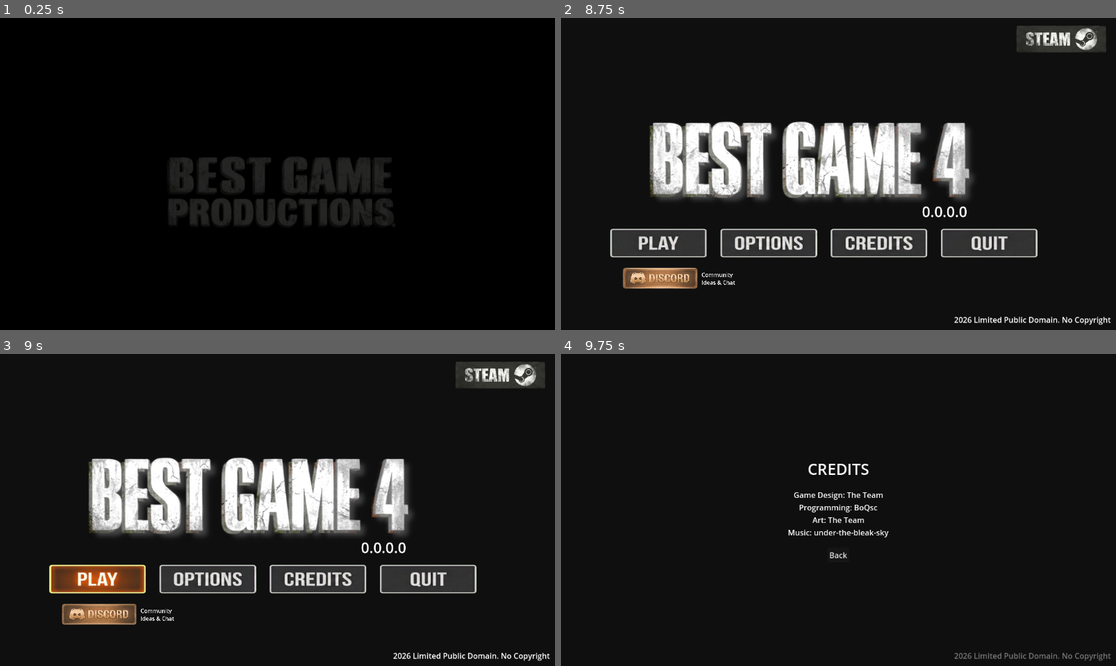
Above: before the commit, frames 1-4 (two rows, left to right).
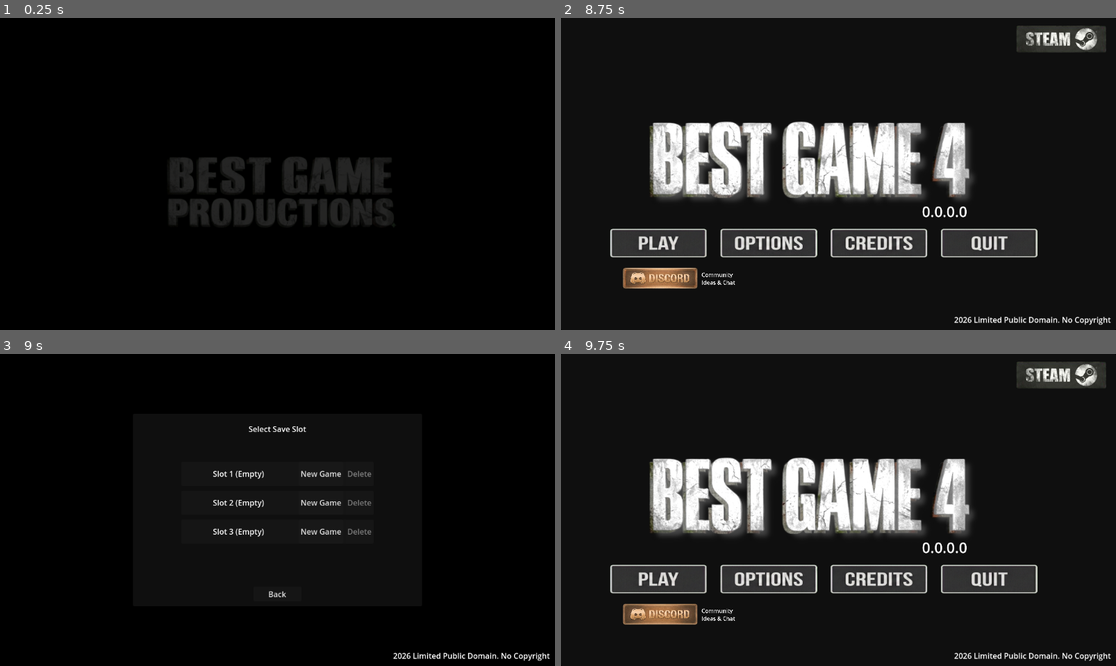
Above: after the commit, the same moments.

Repository: BoQsc/best-game-4-main-menu
Game: Godot game, scene res://node_2d.tscn
The game is run twice, just before and just after one commit, with the same random seed, the same clock (stepped at 60 frames per second) and the same inputs. Video files are missing from this copy of the repository; at most half a second of black plays in their place.
Inputs (mouse positions are in pixels of both pictures, inside the frame that each line leads up to):
- Up to frame 1 (0.25 s): no input
- Up to frame 2 (8.75 s): click "Community Ideas & Chat" at 0.5 s; click (660, 242) at 1.25 s; click (660, 242) at 2 s; click (1060, 39) at 2.75 s; click "0.0.0.0" at 3.5 s; click (1060, 39) at 4.25 s; click "0.0.0.0" at 5 s; click "Community Ideas & Chat" at 5.75 s; click (1060, 39) at 6.5 s; click "0.0.0.0" at 7.25 s; click "Community Ideas & Chat" at 8 s
- Up to frame 3 (9 s): click (99, 578) at 8.75 s
- Up to frame 4 (9.75 s): click (838, 594) at 9.5 s, where only the run after the commit has a clickable "Back"

Frames 1-2 are identical in both runs. In frame 3, 21% of the frame differs, in the area x 8-99%, y 2-87%; in frame 4, 21%, in the area x 8-99%, y 2-99%.

Commit message:
Add play menu

Diff:
--- a/main_menu.gd
+++ b/main_menu.gd
@@ -52,9 +52,17 @@
 func _on_discord_pressed():
 	OS.shell_open("https://discord.com/invite/tPBJXU7B6C")
 
+@onready var save_slot_menu_scene = preload("res://play_menu/save_slot_menu.tscn")
+
 func _on_play_pressed():
-	print("Play pressed! - Add scene change logic here")
-	# Example: get_tree().change_scene_to_file("res://game_scene.tscn")
+	if save_slot_menu_scene:
+		var menu_instance = save_slot_menu_scene.instantiate()
+		add_child(menu_instance)
+		menu_instance.back_pressed.connect(_on_save_menu_closed)
+		main_menu_container.visible = false
+
+func _on_save_menu_closed():
+	main_menu_container.visible = true
 
 func _on_options_pressed():
 	var options_instance = options_scene.instantiate()
--- /dev/null
+++ b/play_menu/game_data.gd
@@ -0,0 +1,70 @@
+extends Node
+
+# Signal when a save is completed or loaded if needed
+signal game_saved
+signal game_loaded
+
+const SAVE_DIR = "user://saves/"
+
+func _ready():
+	DirAccess.make_dir_absolute(SAVE_DIR)
+
+func get_save_path(slot_id: int) -> String:
+	return SAVE_DIR + "save_slot_" + str(slot_id) + ".dat"
+
+func save_exists(slot_id: int) -> bool:
+	return FileAccess.file_exists(get_save_path(slot_id))
+
+func get_save_info(slot_id: int) -> Dictionary:
+	if not save_exists(slot_id):
+		return {}
+
+	# Open file to read metadata (simplified for now, just returning file time)
+	# In a real scenario, you'd store a Dictionary at the start of the file with 'player_name', 'time_played', etc.
+	var file = FileAccess.open(get_save_path(slot_id), FileAccess.READ)
+	if not file:
+		return {}
+
+	var data = file.get_var()
+	if data is Dictionary:
+		return data.get("metadata", {})
+
+	return {}
+
+func save_game(slot_id: int, game_state: Dictionary):
+	var path = get_save_path(slot_id)
+	var file = FileAccess.open(path, FileAccess.WRITE)
+	if file:
+		# Wrap state in a dictionary with metadata
+		var full_data = {
+			"metadata": {
+				"timestamp": Time.get_datetime_string_from_system(),
+				"slot_id": slot_id
+			},
+			"game_state": game_state
+		}
+		file.store_var(full_data)
+		emit_signal("game_saved")
+		print("Game saved to " + path)
+	else:
+		printerr("Failed to save game to " + path)
+
+func load_game(slot_id: int) -> Dictionary:
+	if not save_exists(slot_id):
+		return {}
+
+	var path = get_save_path(slot_id)
+	var file = FileAccess.open(path, FileAccess.READ)
+	if file:
+		var full_data = file.get_var()
+		emit_signal("game_loaded")
+		if full_data is Dictionary and full_data.has("game_state"):
+			return full_data["game_state"]
+		return full_data # Fallback for older format if any
+	return {}
+
+func delete_save(slot_id: int):
+	if save_exists(slot_id):
+		var dir = DirAccess.open(SAVE_DIR)
+		dir.remove(get_save_path(slot_id))
+		print("Deleted save slot " + str(slot_id))
--- /dev/null
+++ b/play_menu/loading_screen.gd
@@ -0,0 +1,56 @@
+extends Control
+
+var target_scene_path: String = ""
+var save_slot_id: int = -1
+var _load_status = 0
+var _progress = []
+
+@onready var progress_bar = $ProgressBar
+@onready var status_label = $Label
+
+func _ready():
+	# Start background loading
+	if target_scene_path == "":
+		printerr("LoadingScreen: No target scene path set!")
+		return
+
+	status_label.text = "Loading..."
+	ResourceLoader.load_threaded_request(target_scene_path)
+
+func _process(_delta):
+	if target_scene_path == "": return
+
+	_load_status = ResourceLoader.load_threaded_get_status(target_scene_path, _progress)
+
+	if _progress.size() > 0:
+		progress_bar.value = _progress[0] * 100
+
+	if _load_status == ResourceLoader.THREAD_LOAD_LOADED:
+		_on_load_complete()
+	elif _load_status == ResourceLoader.THREAD_LOAD_FAILED or _load_status == ResourceLoader.THREAD_LOAD_INVALID_RESOURCE:
+		status_label.text = "Loading Failed!"
+		$BackButton.visible = true
+		$BackButton.pressed.connect(_on_back_pressed)
+		set_process(false)
+
+func _on_back_pressed():
+	# Return to main menu (assuming node_2d.tscn is main menu)
+	get_tree().change_scene_to_file("res://node_2d.tscn")
+
+func _on_load_complete():
+	set_process(false)
+	progress_bar.value = 100
+	status_label.text = "Starting..."
+
+	var scene_resource = ResourceLoader.load_threaded_get(target_scene_path)
+	if scene_resource:
+		# If we have a save slot, we might want to set global state BEFORE changing scene
+		# Typically, the game scene's _ready() will check GameData.
+		# But we usually need to tell GameData WHICH slot we are playing.
+
+		# Assuming GameData has a CurrentSlot property? Not yet.
+		# I should add `current_slot_id` to GameData or pass it.
+		# I will add it to GameData dynamically if needed, or just assume the game handles it.
+		# For now, I'll just change scene.
+
+		get_tree().change_scene_to_packed(scene_resource)
--- /dev/null
+++ b/play_menu/loading_screen.tscn
@@ -0,0 +1,67 @@
+[gd_scene load_steps=2 format=3 uid="uid://cy8yq7f6nkegv"]
+
+[ext_resource type="Script" path="res://play_menu/loading_screen.gd" id="1_loader"]
+
+[node name="LoadingScreen" type="Control"]
+layout_mode = 3
+anchors_preset = 15
+anchor_right = 1.0
+anchor_bottom = 1.0
+grow_horizontal = 2
+grow_vertical = 2
+script = ExtResource("1_loader")
+
+[node name="ColorRect" type="ColorRect" parent="."]
+layout_mode = 1
+anchors_preset = 15
+anchor_right = 1.0
+anchor_bottom = 1.0
+grow_horizontal = 2
+grow_vertical = 2
+color = Color(0.08, 0.08, 0.08, 1)
+
+[node name="Label" type="Label" parent="."]
+layout_mode = 1
+anchors_preset = 8
+anchor_left = 0.5
+anchor_top = 0.5
+anchor_right = 0.5
+anchor_bottom = 0.5
+offset_left = -37.5
+offset_top = -11.5
+offset_right = 37.5
+offset_bottom = 11.5
+grow_horizontal = 2
+grow_vertical = 2
+theme_override_font_sizes/font_size = 32
+text = "Loading..."
+
+[node name="ProgressBar" type="ProgressBar" parent="."]
+layout_mode = 1
+anchors_preset = 7
+anchor_left = 0.5
+anchor_top = 1.0
+anchor_right = 0.5
+anchor_bottom = 1.0
+offset_left = -400.0
+offset_top = -100.0
+offset_right = 400.0
+offset_bottom = -50.0
+grow_horizontal = 2
+grow_vertical = 0
+
+[node name="BackButton" type="Button" parent="."]
+visible = false
+layout_mode = 1
+anchors_preset = 7
+anchor_left = 0.5
+anchor_top = 1.0
+anchor_right = 0.5
+anchor_bottom = 1.0
+offset_left = -60.0
+offset_top = -160.0
+offset_right = 60.0
+offset_bottom = -129.0
+grow_horizontal = 2
+grow_vertical = 0
+text = "Back to Menu"
--- /dev/null
+++ b/play_menu/save_slot_menu.gd
@@ -0,0 +1,59 @@
+extends Control
+
+signal back_pressed
+
+# Preload the game scene (Using main_menu.tscn as placeholder but logically should be the game)
+# We need to transition to the loading screen which then loads the game
+const LOADING_SCREEN_PATH = "res://play_menu/loading_screen.tscn"
+const GAME_SCENE_PATH = "res://node_2d.tscn" # Placeholder: Assuming current scene is main menu, but usually we load a different "Game" scene.
+# Since user said "Main Game Scene" and "Marching Cubes", I will assume we might need a placeholder or just reload for now
+# Actually, the user wants to go TO the game.
+# I'll define the target scene here. Ideally this should be passed or global.
+var target_game_scene = "res://world.tscn" # We don't have this yet, checking existing files...
+
+# Wait, the current open file is "node_2d.tscn" which IS the main menu.
+# I need to know what the GAME scene is.
+# Based on user context "working on main game scene", it might be a different file not in the list or "node_2d.tscn" IS the menu.
+# I'll use a placeholder "res://game_world.tscn" and comment it.
+
+@onready var slot_list = $Panel/VBoxContainer
+# Use specific node paths for slots if static, or generate dynamically.
+# For simplicity, I will create 3 static buttons in the Tscn.
+
+func _ready():
+	_refresh_slots()
+
+func _refresh_slots():
+	# Loop through children of slot_list (assuming they are buttons/panels for slots)
+	for i in range(slot_list.get_child_count()):
+		var slot_node = slot_list.get_child(i)
+		if slot_node.has_method("setup_slot"):
+			slot_node.setup_slot(i + 1) # Slot IDs 1-based
+
+func _on_back_pressed():
+	back_pressed.emit()
+	queue_free()
+
+func _on_slot_selected(slot_id):
+	# Trigger loading process
+	print("Selected Slot: ", slot_id)
+
+	# Pass data to loading screen (via a global or scene args)
+	# Since LoadingScreen isn't an Autoload, we instantiate it or change scene to it.
+	# We should probably change scene to LoadingScreen and tell IT what to load.
+
+	var loading_screen = load(LOADING_SCREEN_PATH).instantiate()
+	loading_screen.target_scene_path = target_game_scene # The game world
+	loading_screen.save_slot_id = slot_id
+
+	# Current simple approach: Change scene to loading screen
+	# Only problem: We can't pass properties to `change_scene_to_file`.
+	# So we usually use a global variable or instantiate and set root.
+
+	# Better approach for Godot:
+	# 1. Get SceneTree.
+	# 2. Switch current scene to LoadingScreen instance.
+
+	get_tree().root.add_child(loading_screen)
+	get_tree().current_scene.queue_free() # Remove Main Menu
+	get_tree().current_scene = loading_screen
--- /dev/null
+++ b/play_menu/save_slot_menu.tscn
@@ -0,0 +1,137 @@
+[gd_scene load_steps=3 format=3 uid="uid://b8yq7qf6nkegv"]
+
+[ext_resource type="Script" path="res://play_menu/save_slot_menu.gd" id="1_save_menu"]
+[ext_resource type="Script" path="res://play_menu/slot_item.gd" id="2_slot_item"]
+
+[node name="SaveSlotMenu" type="Control"]
+layout_mode = 3
+anchors_preset = 15
+anchor_right = 1.0
+anchor_bottom = 1.0
+grow_horizontal = 2
+grow_vertical = 2
+script = ExtResource("1_save_menu")
+
+[node name="Panel" type="Panel" parent="."]
+layout_mode = 1
+anchors_preset = 8
+anchor_left = 0.5
+anchor_top = 0.5
+anchor_right = 0.5
+anchor_bottom = 0.5
+offset_left = -300.0
+offset_top = -200.0
+offset_right = 300.0
+offset_bottom = 200.0
+grow_horizontal = 2
+grow_vertical = 2
+
+[node name="Label" type="Label" parent="Panel"]
+layout_mode = 1
+anchors_preset = 5
+anchor_left = 0.5
+anchor_right = 0.5
+offset_left = -46.0
+offset_top = 20.0
+offset_right = 46.0
+offset_bottom = 43.0
+grow_horizontal = 2
+text = "Select Save Slot"
+
+[node name="VBoxContainer" type="VBoxContainer" parent="Panel"]
+layout_mode = 1
+anchors_preset = 8
+anchor_left = 0.5
+anchor_top = 0.5
+anchor_right = 0.5
+anchor_bottom = 0.5
+offset_left = -200.0
+offset_top = -100.0
+offset_right = 200.0
+offset_bottom = 100.0
+grow_horizontal = 2
+grow_vertical = 2
+theme_override_constants/separation = 10
+
+[node name="Slot1" type="PanelContainer" parent="Panel/VBoxContainer"]
+custom_minimum_size = Vector2(0, 50)
+layout_mode = 2
+script = ExtResource("2_slot_item")
+
+[node name="HBoxContainer" type="HBoxContainer" parent="Panel/VBoxContainer/Slot1"]
+layout_mode = 2
+
+[node name="Label" type="Label" parent="Panel/VBoxContainer/Slot1/HBoxContainer"]
+layout_mode = 2
+size_flags_horizontal = 3
+text = "Slot 1"
+horizontal_alignment = 1
+
+[node name="PlayButton" type="Button" parent="Panel/VBoxContainer/Slot1/HBoxContainer"]
+layout_mode = 2
+text = "Load/New"
+
+[node name="DeleteButton" type="Button" parent="Panel/VBoxContainer/Slot1/HBoxContainer"]
+layout_mode = 2
+text = "Delete"
+
+[node name="Slot2" type="PanelContainer" parent="Panel/VBoxContainer"]
+custom_minimum_size = Vector2(0, 50)
+layout_mode = 2
+script = ExtResource("2_slot_item")
+
+[node name="HBoxContainer" type="HBoxContainer" parent="Panel/VBoxContainer/Slot2"]
+layout_mode = 2
+
+[node name="Label" type="Label" parent="Panel/VBoxContainer/Slot2/HBoxContainer"]
+layout_mode = 2
+size_flags_horizontal = 3
+text = "Slot 2"
+horizontal_alignment = 1
+
+[node name="PlayButton" type="Button" parent="Panel/VBoxContainer/Slot2/HBoxContainer"]
+layout_mode = 2
+text = "Load/New"
+
+[node name="DeleteButton" type="Button" parent="Panel/VBoxContainer/Slot2/HBoxContainer"]
+layout_mode = 2
+text = "Delete"
+
+[node name="Slot3" type="PanelContainer" parent="Panel/VBoxContainer"]
+custom_minimum_size = Vector2(0, 50)
+layout_mode = 2
+script = ExtResource("2_slot_item")
+
+[node name="HBoxContainer" type="HBoxContainer" parent="Panel/VBoxContainer/Slot3"]
+layout_mode = 2
+
+[node name="Label" type="Label" parent="Panel/VBoxContainer/Slot3/HBoxContainer"]
+layout_mode = 2
+size_flags_horizontal = 3
+text = "Slot 3"
+horizontal_alignment = 1
+
+[node name="PlayButton" type="Button" parent="Panel/VBoxContainer/Slot3/HBoxContainer"]
+layout_mode = 2
+text = "Load/New"
+
+[node name="DeleteButton" type="Button" parent="Panel/VBoxContainer/Slot3/HBoxContainer"]
+layout_mode = 2
+text = "Delete"
+
+[node name="BackButton" type="Button" parent="Panel"]
+layout_mode = 1
+anchors_preset = 7
+anchor_left = 0.5
+anchor_top = 1.0
+anchor_right = 0.5
+anchor_bottom = 1.0
+offset_left = -50.0
+offset_top = -40.0
+offset_right = 50.0
+offset_bottom = -10.0
+grow_horizontal = 2
+grow_vertical = 0
+text = "Back"
+
+[connection signal="pressed" from="Panel/BackButton" to="." method="_on_back_pressed"]
--- /dev/null
+++ b/play_menu/slot_item.gd
@@ -0,0 +1,45 @@
+extends PanelContainer
+
+var slot_id: int = -1
+
+@onready var label = $HBoxContainer/Label
+@onready var play_button = $HBoxContainer/PlayButton
+@onready var delete_button = $HBoxContainer/DeleteButton
+
+func _ready():
+	play_button.pressed.connect(_on_play_pressed)
+	delete_button.pressed.connect(_on_delete_pressed)
+
+func setup_slot(id: int):
+	slot_id = id
+	refresh_ui()
+
+func refresh_ui():
+	if slot_id == -1: return
+
+	var info = GameData.get_save_info(slot_id)
+	if info.is_empty():
+		label.text = "Slot " + str(slot_id) + " (Empty)"
+		play_button.text = "New Game"
+		delete_button.disabled = true
+	else:
+		var time = info.get("timestamp", "Unknown Time")
+		label.text = "Slot " + str(slot_id) + " - " + time
+		play_button.text = "Load"
+		delete_button.disabled = false
+
+func _on_play_pressed():
+	# Notify parent menu
+	# We can't rely on 'owner' always being the script if instanced dynamically in some ways, but here it's fine
+	# But better to emit signal or call parent function if defined.
+	# The parent script expects to handle validation.
+	# Actually, the parent script `save_slot_menu.gd` calls `_on_slot_selected`.
+	# I'll emit a signal or call up.
+
+	var menu = find_parent("SaveSlotMenu")
+	if menu and menu.has_method("_on_slot_selected"):
+		menu._on_slot_selected(slot_id)
+
+func _on_delete_pressed():
+	GameData.delete_save(slot_id)
+	refresh_ui()
--- a/project.godot
+++ b/project.godot
@@ -7,6 +7,10 @@
 ;   param=value ; assign values to parameters
 
 config_version=5
+
+[autoload]
+
+GameData="*res://play_menu/game_data.gd"
 
 [application]
 
